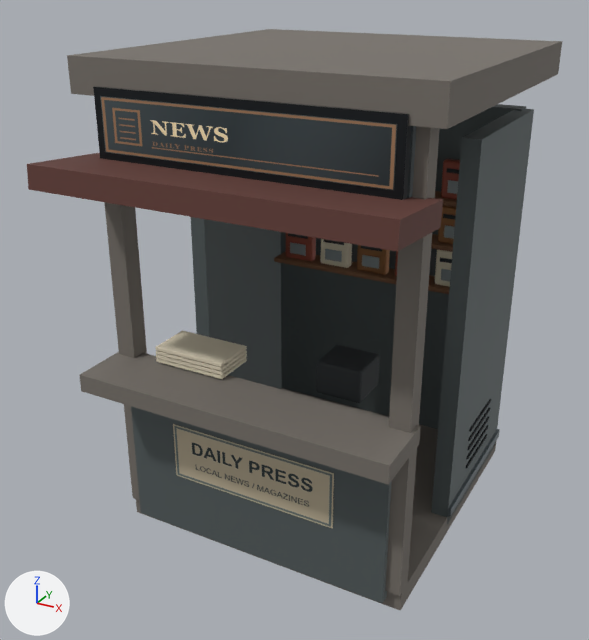
The glTF model public/assets/calle/prop-news.glb, before and after one commit.
One viewpoint serves both versions: a 50 mm lens placed at (1.99, -4.06, 3.13), pointed at (-0.08, -0.3, 1.24). Every picture has the same lights, and +X, +Y and +Z are marked at lower left. The first picture is the older version. Where no turn or scale is listed for an object, it has been applied to the vertices.

Objects in the first picture: 'news / Brushed stainless', 'news / Charcoal rubber', 'news / Copper trim', 'news / Material_0', 'news / Material_1', 'news / Material_10', 'news / Material_2', 'news / Material_3', 'news / Material_4', 'news / Material_5', 'news / Oiled wood', 'news / Terracotta enamel', 'news / Warm porcelain' and 2 more.
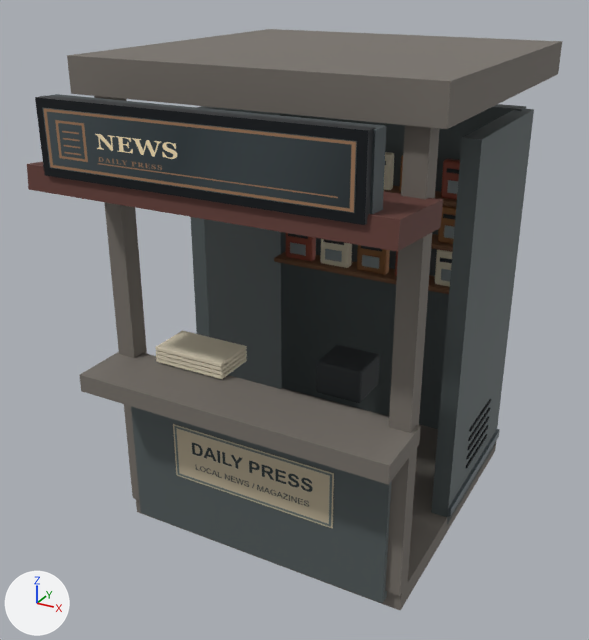
Location of each change, (x1, y1, x2, y2) in pixels of the pictures (589 x 640 px):
```json
{"object": "news / Material_5", "change": "moved", "before": [100, 96, 398, 191], "after": [42, 107, 357, 213]}
{"object": "news / Material_4", "change": "moved", "before": [93, 87, 411, 200], "after": [35, 95, 376, 225]}
{"object": "news / Material_3", "change": "moved", "before": [407, 126, 416, 198], "after": [49, 94, 386, 214]}
```

Edits to the scene script, one JSON object a line:
```json
{"op": "set", "path": "ob_news___material_4.location", "old": "(0.0, -0.946, 2.4)", "new": "(0.0, -1.326, 2.4)"}
{"op": "set", "path": "ob_news___material_5.location", "old": "(0.0, -0.981, 2.4)", "new": "(0.0, -1.361, 2.4)"}
{"op": "set", "path": "ob_news___material_3.location", "old": "(0.0, -0.886, 2.4)", "new": "(0.0, -1.266, 2.4)"}
```
